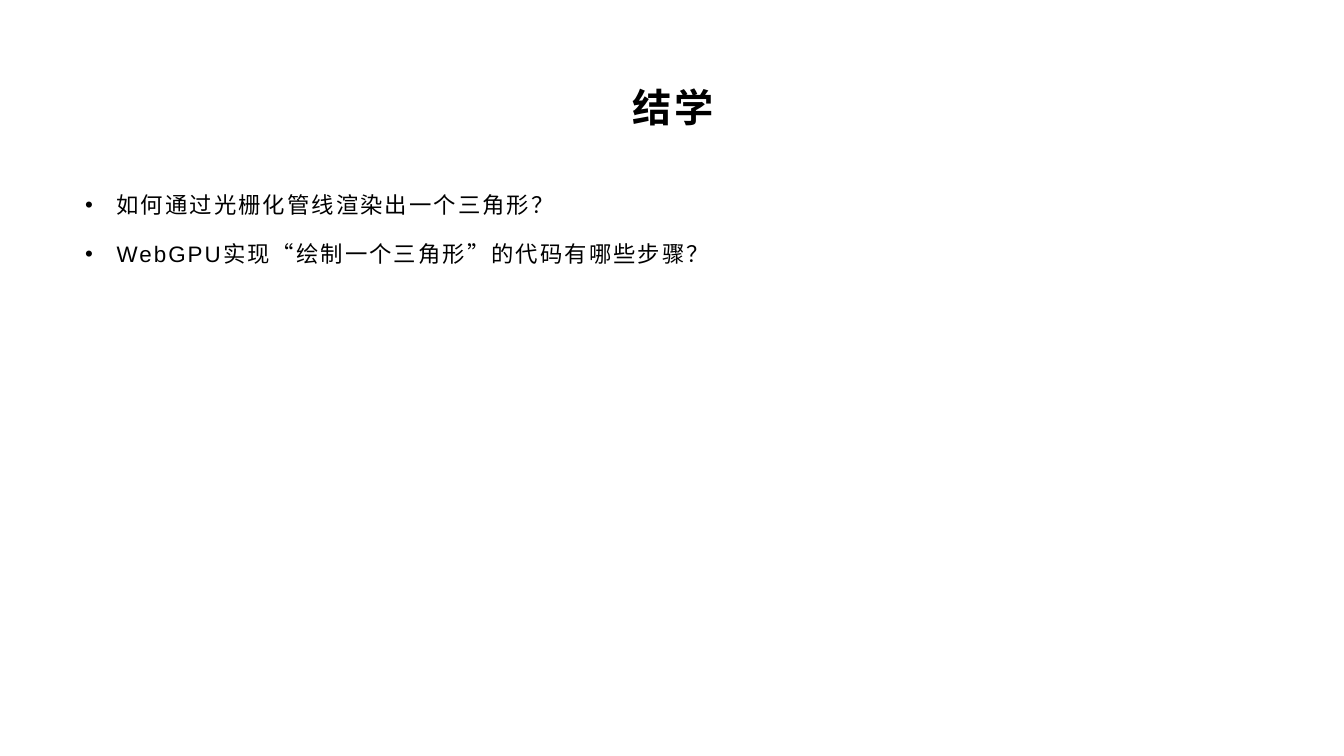
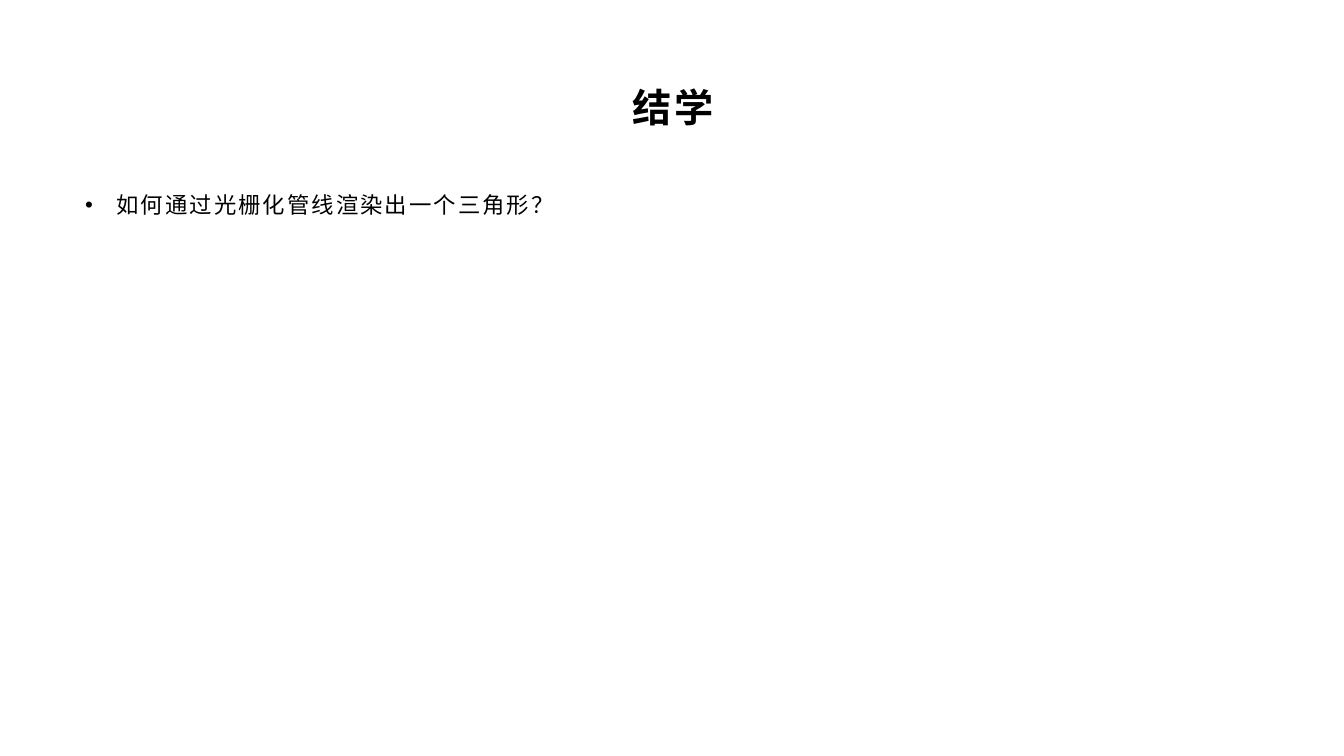
Before and after one commit to yyc-git/OfflineRenderEdu-2, a slide deck: slide 26 of lessons/basic/triangle/第二节课.pptx (slide 25 before the commit). Drawn at 1344x756 pixels with LibreOffice and Linux fonts; fonts in the diff are those of the drawing; background and template pictures are left out. Boxes give left, top, right and bottom in pixels: in the first picture for what was removed or moved away, otherwise in the second. Text is boxed around its words. In the diff, an @@ line names an element or a change of style, - is before the commit and + after.

Commit message:
feat: update triangle/

```diff
--- a/lessons/basic/triangle/第二节课.pptx
+++ b/lessons/basic/triangle/第二节课.pptx
@@ text at [223,243,709,264]: paragraph removed @@
-• WebGPU实现“绘制一个三角形”的代码有哪些步骤？
```
Also in this commit, not shown: 1 slide added.
